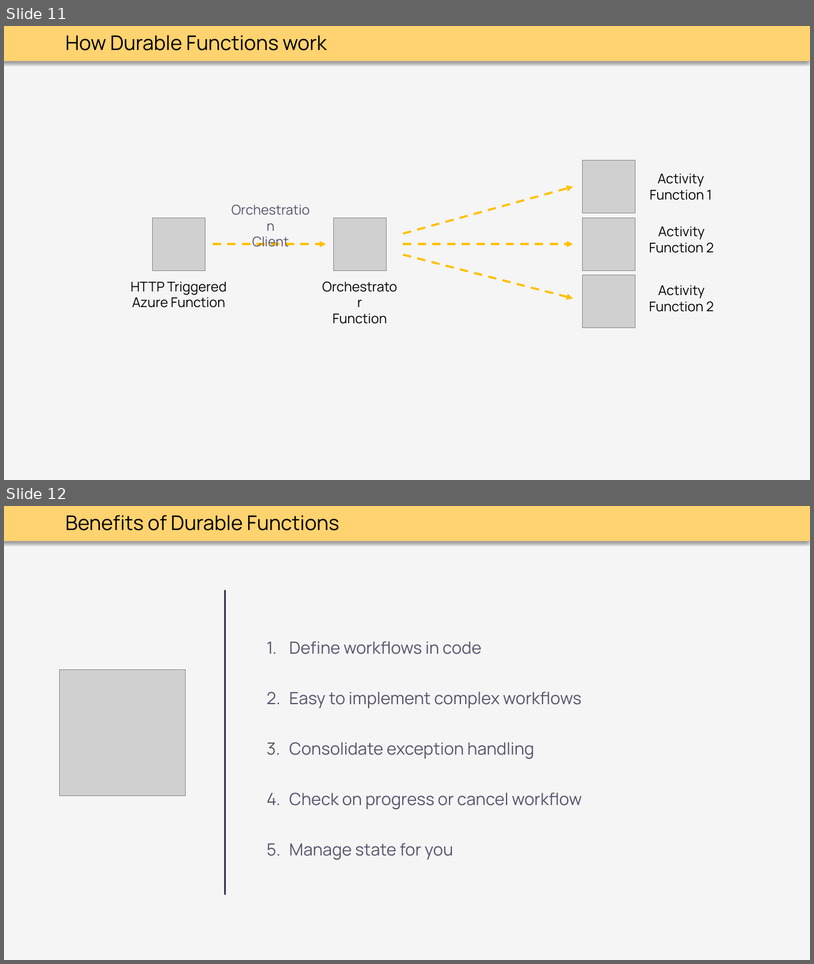
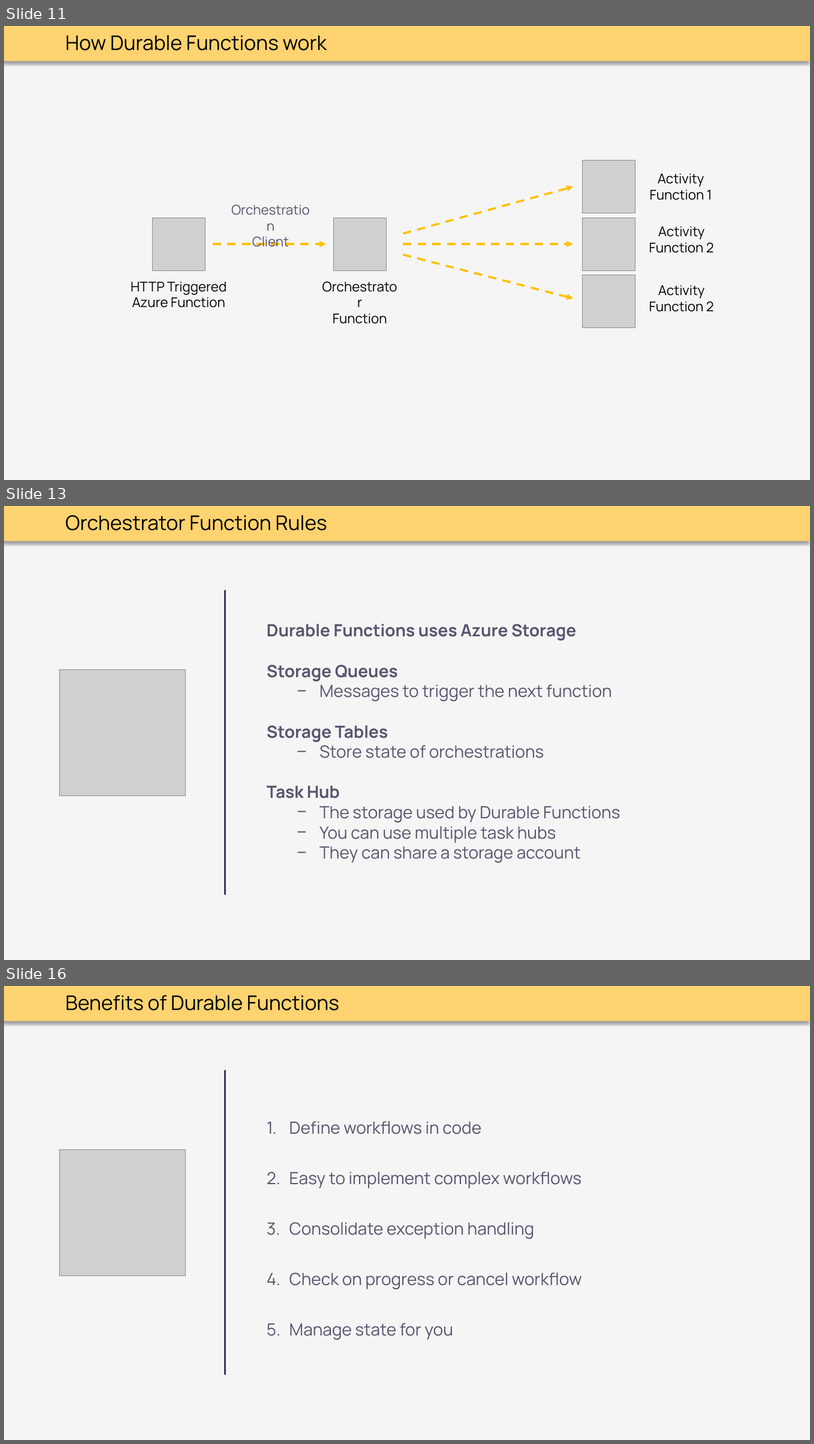
Before and after one commit to thoemmi/DurableFunctionsMeetupRosenheim, a slide deck: slides/Durable_Functions.pptx. Shown one above the other, each under a label of ours: slides 11 and 12 before the commit, slides 11, 13 and 16 after it; the slides between them are not shown. The pictures are 814x964 and 814x1444 pixels, drawn with LibreOffice and Linux fonts; fonts in the diff are those of the drawing; grey boxes stand for pictures. Boxes give left, top, right and bottom in pixels: in the first picture for what was removed or moved away, otherwise in the second. Text is boxed around its words. In the diff, an @@ line names an element or a change of style, - is before the commit and + after.

```diff
--- a/slides/Durable_Functions.pptx
+++ b/slides/Durable_Functions.pptx
@@ slide 13 added at <box>4,506,810,960</box>, background #F5F5F5; not listed: 1 template element that a slide beside it also shows @@
@@ text added at <box>65,515,327,531</box>, 24 pt, text #000000 @@
+Orchestrator Function Rules
@@ line added from (225, 591) to (225, 894), #3F3658 2 pt @@
@@ text added at <box>267,624,620,862</box>, 20 pt, text #5A536D @@
+Durable Functions uses Azure Storage
+Storage Queues
+  − Messages to trigger the next function
+Storage Tables
+  − Store state of orchestrations
+Task Hub
+  − The storage used by Durable Functions
+  − You can use multiple task hubs
+  − They can share a storage account
@@ picture added at <box>60,670,185,796</box> @@
@@ what was slide 12 is now slide 16 @@
```
Also in this commit, not shown: 1 slide changed, 3 other slides added.
